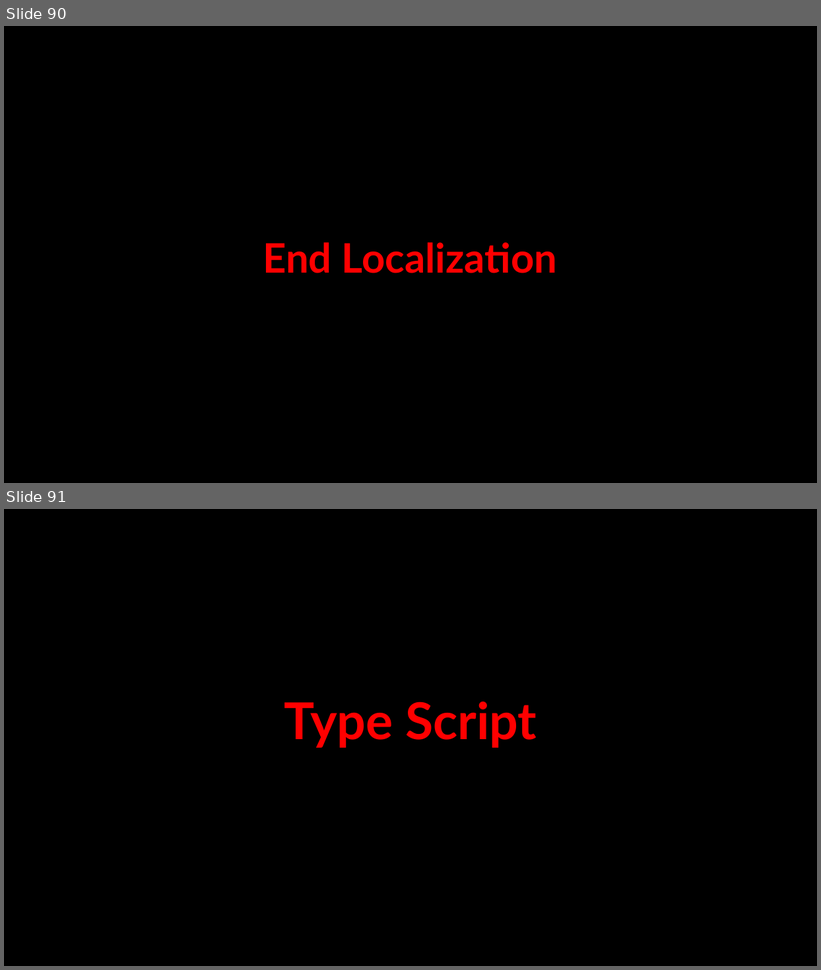
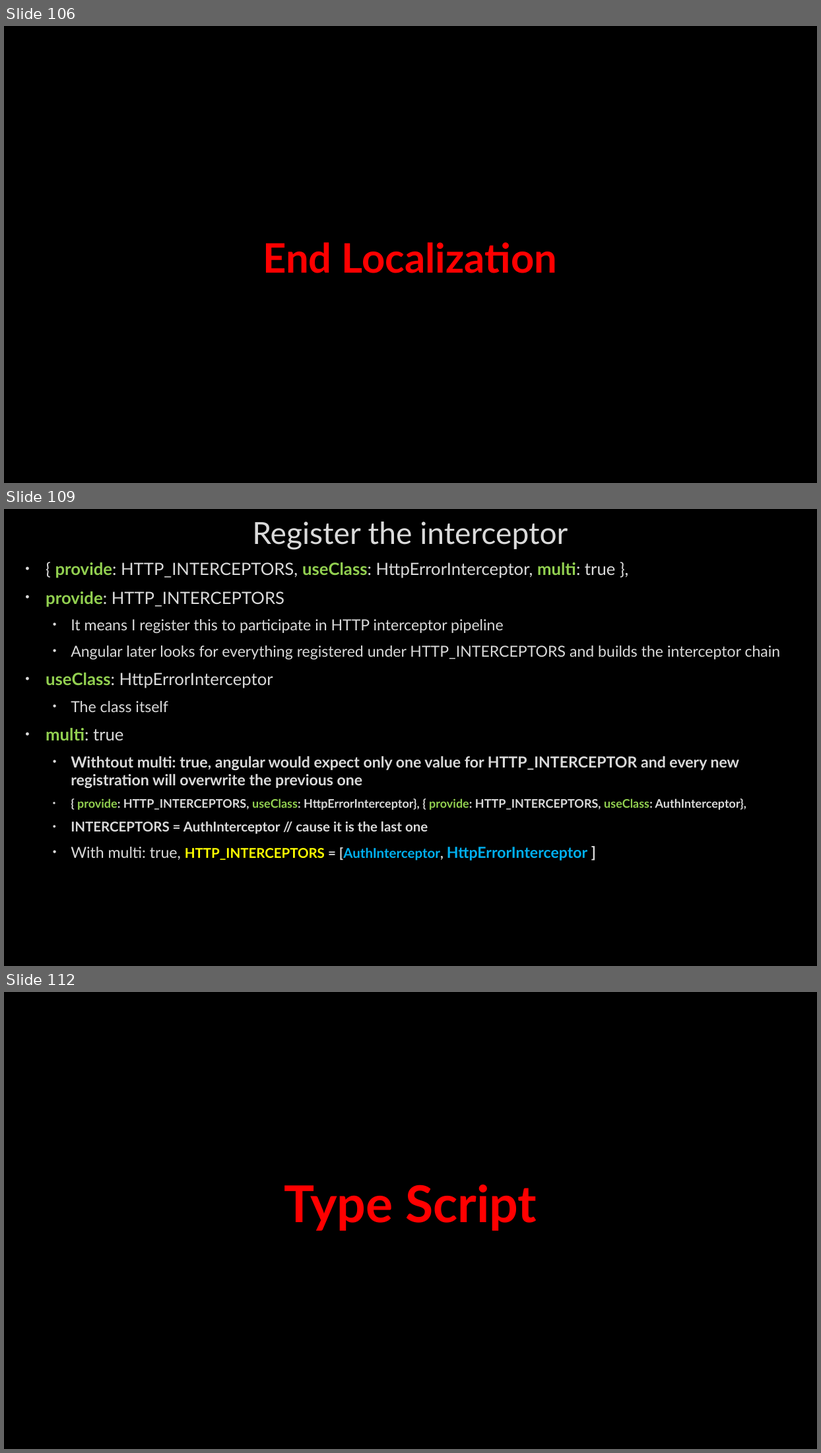
Before and after one commit to AhmedMohamedSamir1/Summary, a slide deck: Angular & type script/Angular.pptx. Shown one above the other, each under a label of ours: slides 90 and 91 before the commit, slides 106, 109 and 112 after it; the slides between them are not shown. The pictures are 821x970 and 821x1453 pixels, drawn with LibreOffice and Linux fonts; fonts in the diff are those of the drawing; background and template pictures are left out. Boxes give left, top, right and bottom in pixels: in the first picture for what was removed or moved away, otherwise in the second. Text is boxed around its words. In the diff, an @@ line names an element or a change of style, - is before the commit and + after.

```diff
--- a/Angular & type script/Angular.pptx
+++ b/Angular & type script/Angular.pptx
@@ slide 109 added at [4,509,817,966], background picture (left out) @@
@@ title added at [252,522,568,550], 36 pt, text #DADADA @@
+Register the interceptor
@@ text added at [46,562,781,861], 18 pt, text #DADADA, bold @@
+• { provide: HTTP_INTERCEPTORS, useClass: HttpErrorInterceptor, multi: true },
+• provide: HTTP_INTERCEPTORS
+  • It means I register this to participate in HTTP interceptor pipeline
+  • Angular later looks for everything registered under HTTP_INTERCEPTORS and builds the interceptor chain
+• useClass: HttpErrorInterceptor
+  • The class itself
+• multi: true
+  • Withtout multi: true, angular would expect only one value for HTTP_INTERCEPTOR and every new registration will overwrite the previous one
+  • { provide: HTTP_INTERCEPTORS, useClass: HttpErrorInterceptor}, { provide: HTTP_INTERCEPTORS, useClass: AuthInterceptor},
+  • INTERCEPTORS = AuthInterceptor // cause it is the last one
+  • With multi: true, HTTP_INTERCEPTORS = [AuthInterceptor, HttpErrorInterceptor ]
@@ what was slide 90 is now slide 106 @@
@@ what was slide 91 is now slide 112 @@
```
Also in this commit, not shown: 5 slides changed, 21 other slides added, 1 slide removed.
